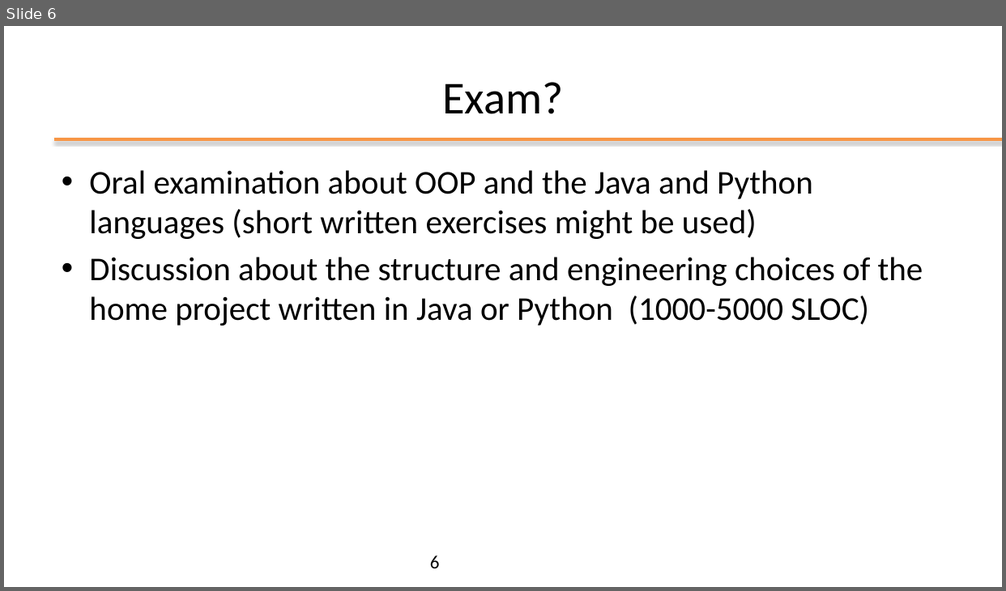
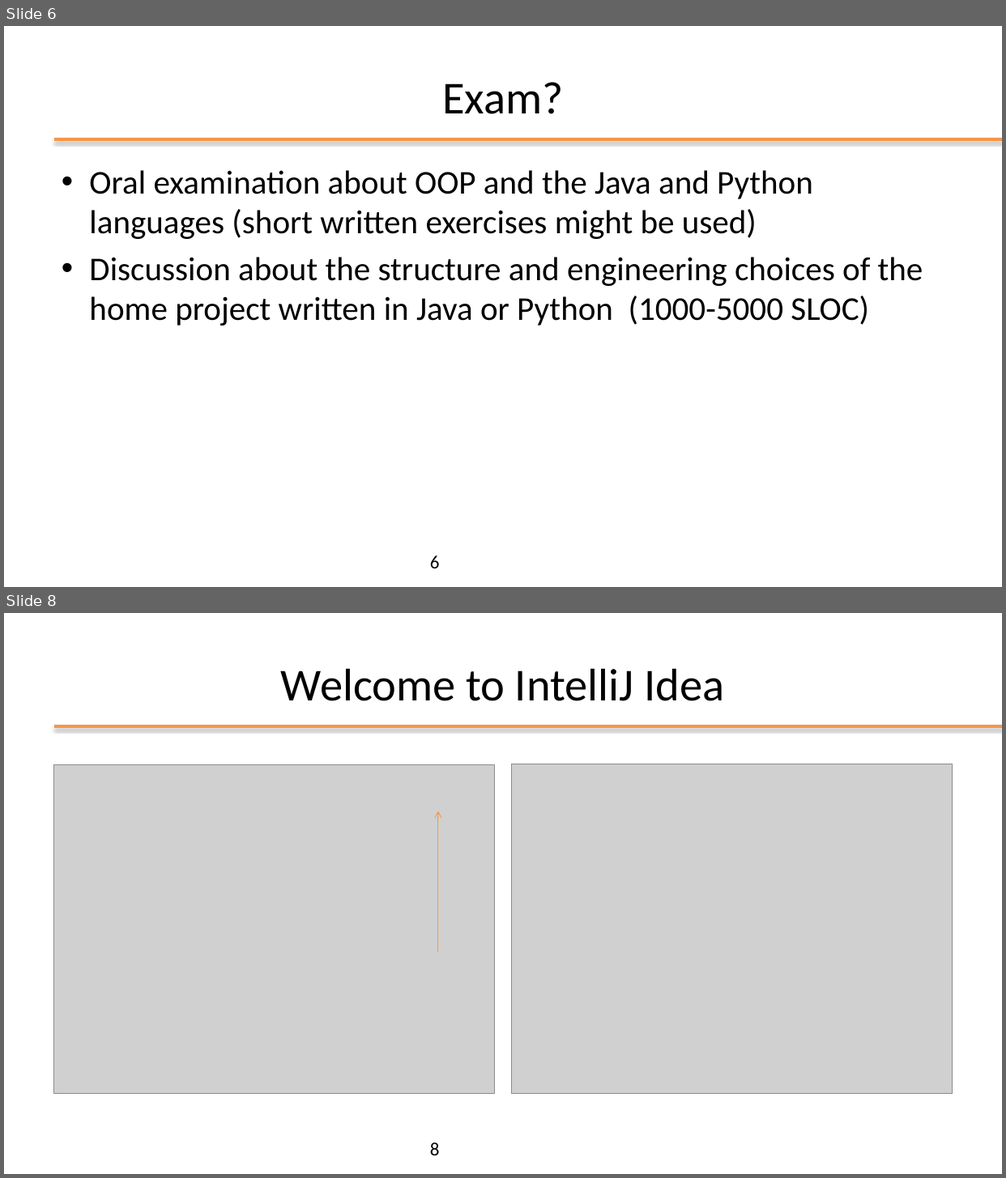
Before and after one commit to plctechnician/ooprogramming, a slide deck: java/slides/ppt/00 - Java Course Introduction.pptx. Shown one above the other, each under a label of ours: slide 6 before the commit, slides 6 and 8 after it; the slides between them are not shown. The pictures are 1006x591 and 1006x1178 pixels, drawn with LibreOffice and Linux fonts; fonts in the diff are those of the drawing; grey boxes stand for pictures; background and template pictures are left out. Boxes give left, top, right and bottom in pixels: in the first picture for what was removed or moved away, otherwise in the second. Text is boxed around its words. In the diff, an @@ line names an element or a change of style, - is before the commit and + after.

```diff
--- a/java/slides/ppt/00 - Java Course Introduction.pptx
+++ b/java/slides/ppt/00 - Java Course Introduction.pptx
@@ slide 8 added at (4, 613, 1002, 1174), background #FFFFFF; not listed: 1 template element that a slide beside it also shows @@
@@ title added at (281, 668, 724, 701), 44 pt, text #000000 @@
+Welcome to IntelliJ Idea
@@ picture added at (54, 765, 495, 1093) @@
@@ picture added at (512, 764, 953, 1093) @@
@@ arrow added from (438, 953) to (438, 811), #F79646 0.75 pt @@
@@ page number added at (430, 1143, 440, 1156), 18 pt, text #000000 @@
+8
```
Also in this commit, not shown: 2 slides changed, 6 other slides added, 2 other files.
